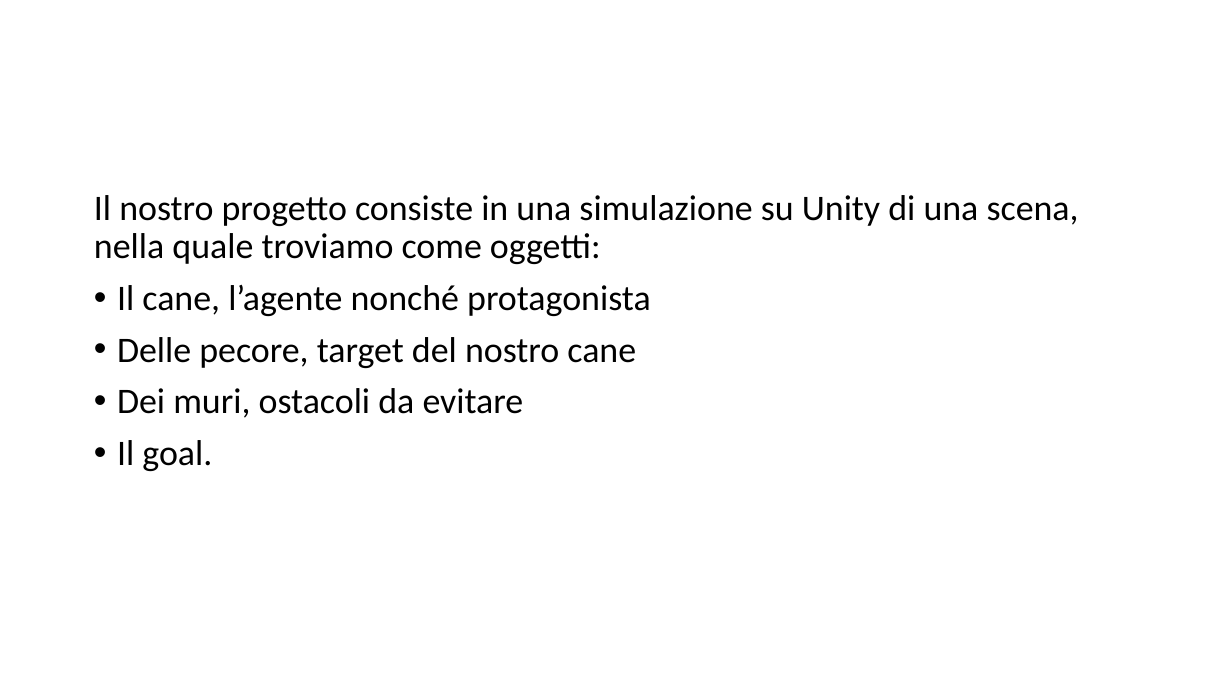
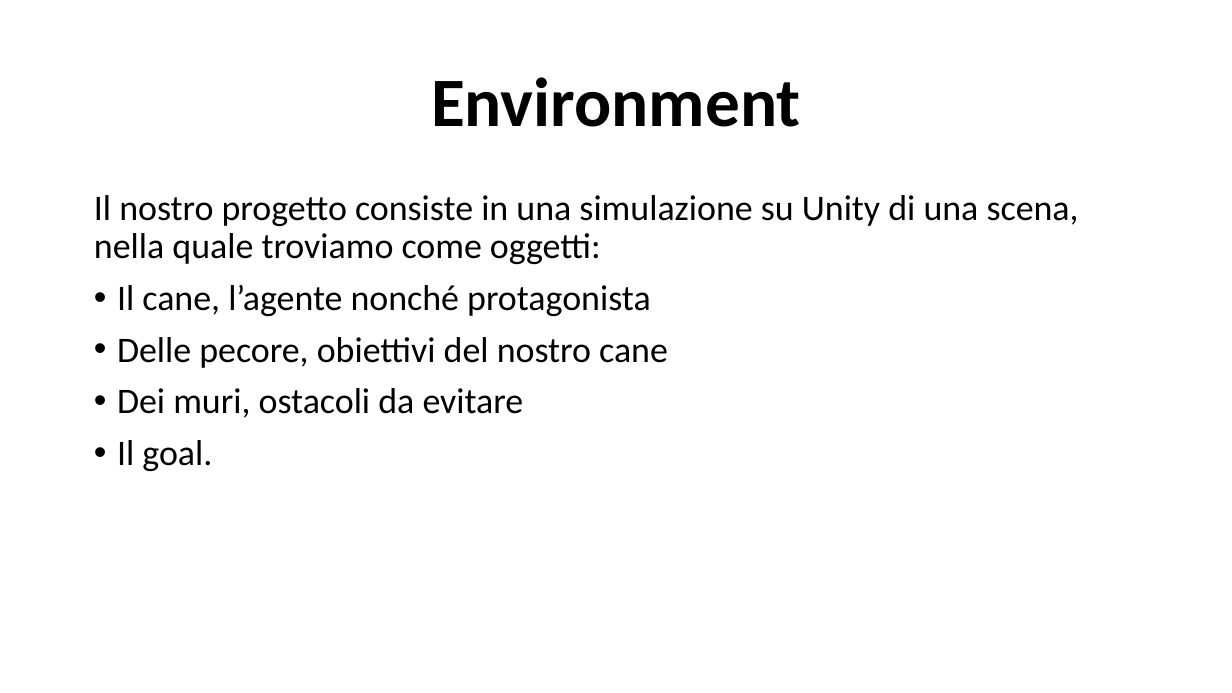
Before and after one commit to LorisNanni91/ProgettoRobotica, a slide deck: slide 2 of Presentazione progetto.pptx. Drawn at 1232x693 pixels with LibreOffice and Linux fonts; fonts in the diff are those of the drawing. Boxes give left, top, right and bottom in pixels: in the first picture for what was removed or moved away, otherwise in the second. Text is boxed around its words. In the diff, an @@ line names an element or a change of style, - is before the commit and + after.

```diff
--- a/Presentazione progetto.pptx
+++ b/Presentazione progetto.pptx
@@ title added at bbox=[431, 77, 801, 127], 54 pt, text #000000, bold @@
+Environment
@@ text at bbox=[117, 337, 668, 368]: text changed @@
-• Delle pecore, target del nostro cane
+• Delle pecore, obiettivi del nostro cane
```
Also in this commit, not shown: 12 slides added, 1 slide removed, 54 other files.
